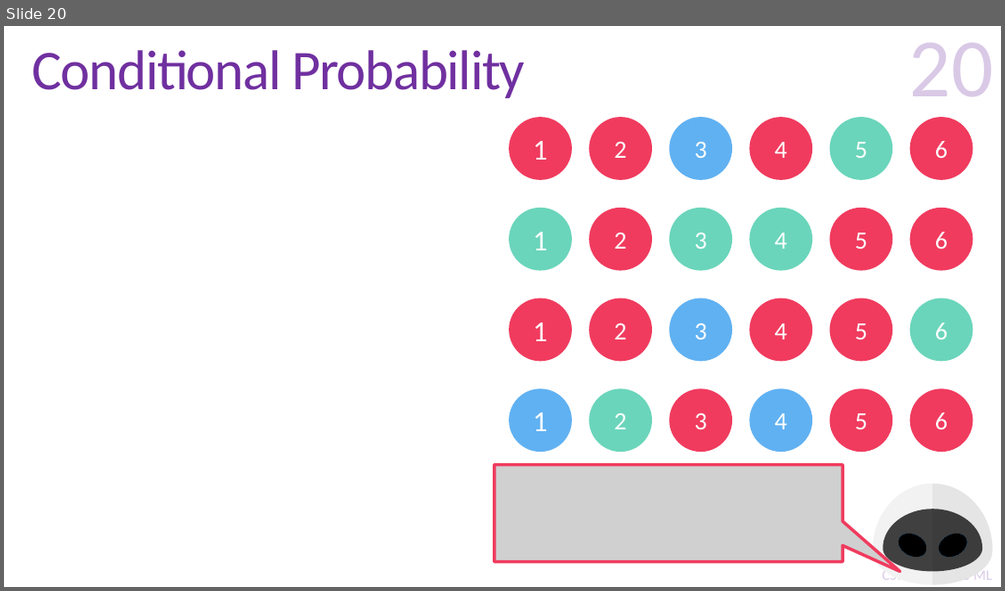
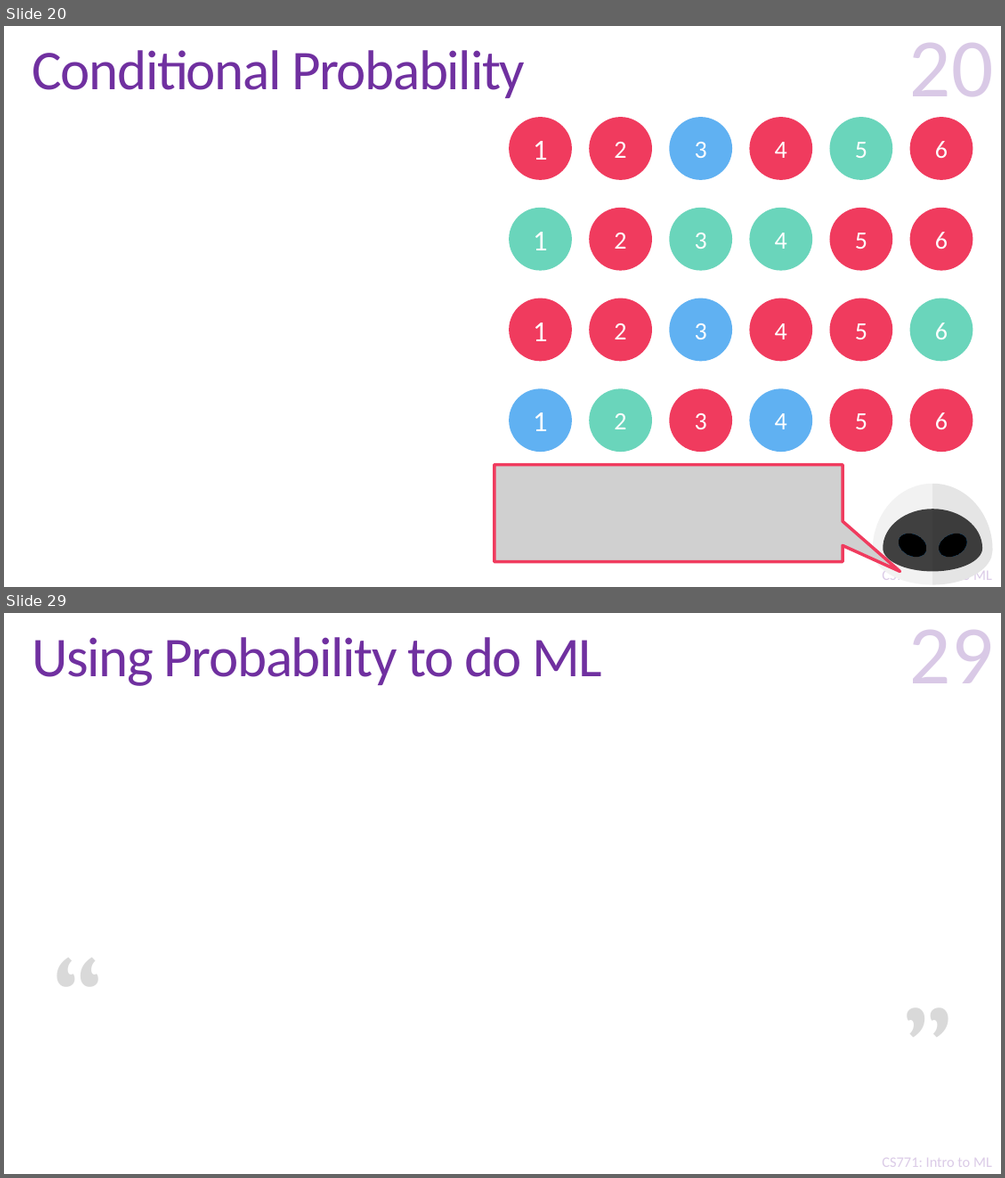
Before and after one commit to purushottamkar/ml19-20w, a slide deck: lecture_slides/12_Probability Refresher.pptx. Shown one above the other, each under a label of ours: slide 20 before the commit, slides 20 and 29 after it; the slides between them are not shown. The pictures are 1005x591 and 1005x1178 pixels, drawn with LibreOffice and Linux fonts; fonts in the diff are those of the drawing; grey boxes stand for pictures; background and template pictures are left out. Boxes give left, top, right and bottom in pixels: in the first picture for what was removed or moved away, otherwise in the second. Text is boxed around its words. In the diff, an @@ line names an element or a change of style, - is before the commit and + after.

```diff
--- a/lecture_slides/12_Probability Refresher.pptx
+++ b/lecture_slides/12_Probability Refresher.pptx
@@ slide 29 added at box(4, 613, 1001, 1174), background #FFFFFF; not listed: 2 template elements that a slide beside it also shows @@
@@ title added at box(32, 637, 602, 686), 54 pt, text #7030A0 @@
+Using Probability to do ML
@@ page number added at box(909, 630, 993, 683), 80 pt, text #7030A0 at 25% opacity @@
+29
@@ text added at box(44, 907, 125, 1088), 138 pt, text #D9D9D9 @@
+“
@@ text added at box(882, 907, 963, 1088), 138 pt, text #D9D9D9 @@
+“
```
Also in this commit, not shown: 8 other slides added.
